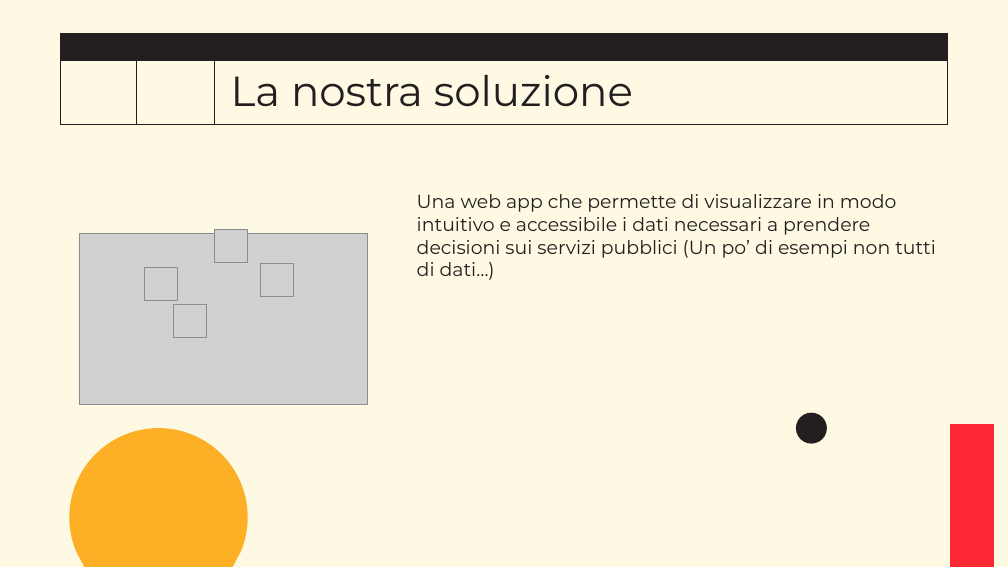
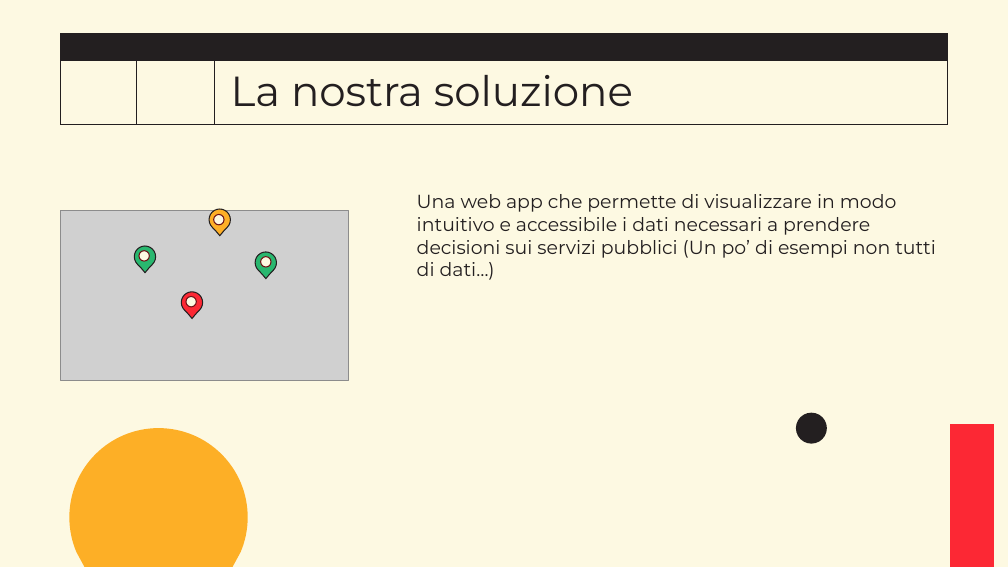
Before and after one commit to lucafano04/progettoIngenieriaSoftware, a slide deck: slide 3 of pitch.pptx. Drawn at 1008x567 pixels with LibreOffice and Linux fonts; fonts in the diff are those of the drawing; grey boxes stand for pictures; background and template pictures are left out. Boxes give left, top, right and bottom in pixels: in the first picture for what was removed or moved away, otherwise in the second. Text is boxed around its words. In the diff, an @@ line names an element or a change of style, - is before the commit and + after.

```diff
--- a/pitch.pptx
+++ b/pitch.pptx
@@ picture: place and size @@
-picture at box(79, 234, 367, 405)
+picture at box(60, 210, 349, 381)
@@ group removed at box(144, 229, 294, 338): 4 pictures @@
@@ group added at box(130, 204, 281, 317): 4 teardrops, 4 ellipses @@
```
Also in this commit, not shown: 3 other slides changed.
